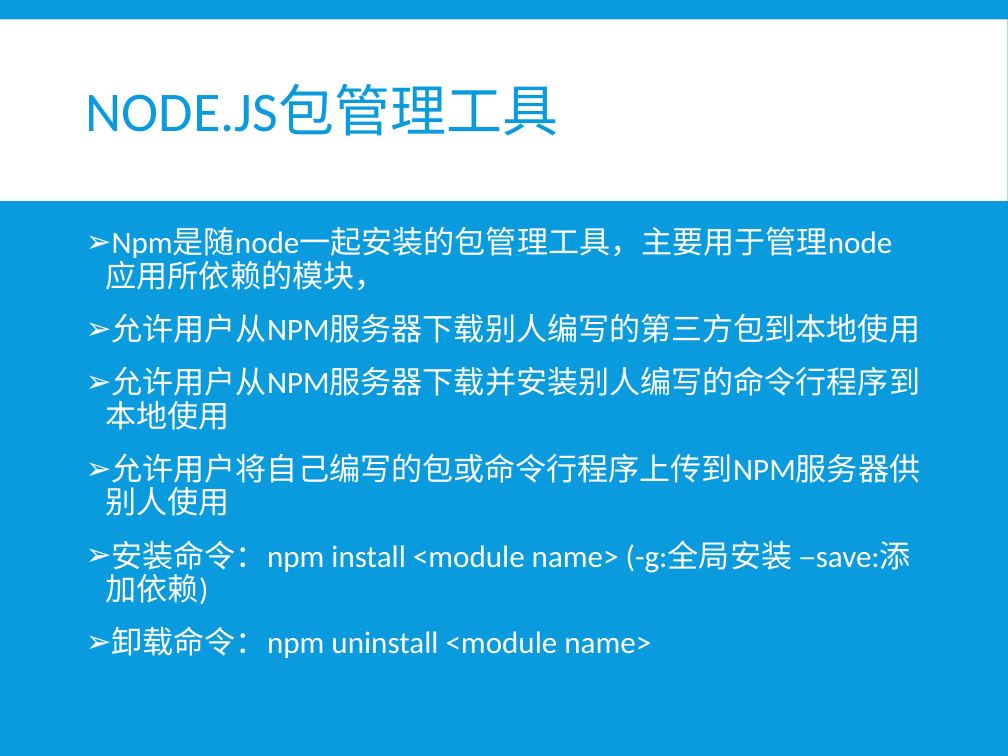
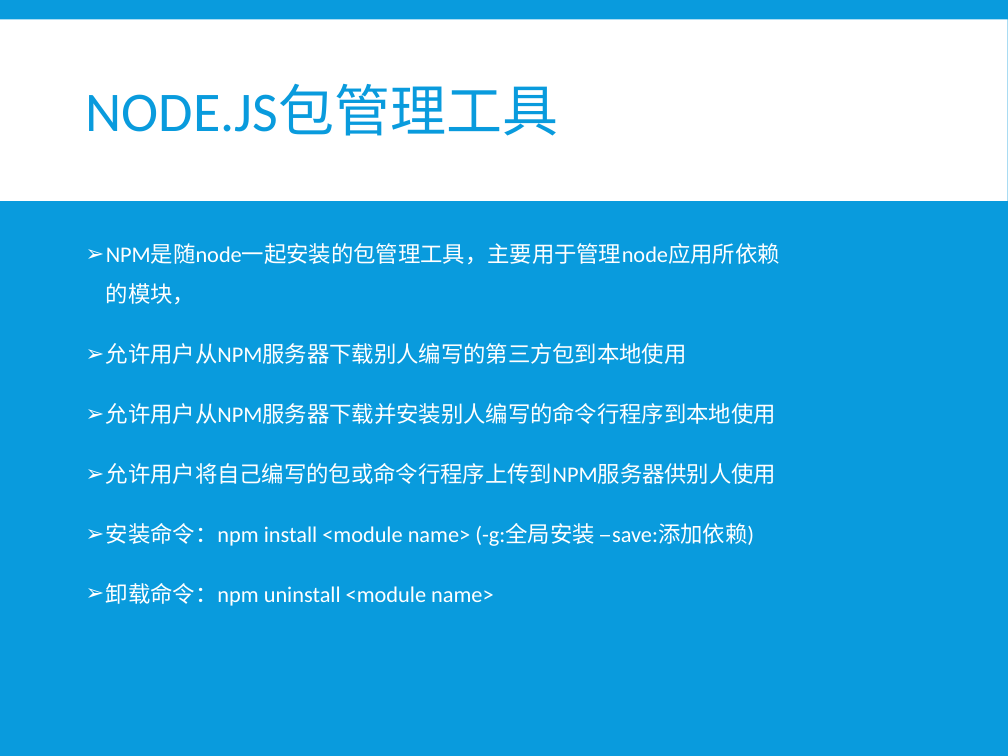
Before and after one commit to xiayu1986/webLearn, a slide deck: slide 4 of mix/技术分享/NODE技术分享.pptx. Drawn at 1008x756 pixels with LibreOffice and Linux fonts; fonts in the diff are those of the drawing. Boxes give left, top, right and bottom in pixels: in the first picture for what was removed or moved away, otherwise in the second. Text is boxed around its words. In the diff, an @@ line names an element or a change of style, - is before the commit and + after.

```diff
--- a/mix/技术分享/NODE技术分享.pptx
+++ b/mix/技术分享/NODE技术分享.pptx
@@ text at (106, 243, 780, 305): text changed; size 22.2 to 16 pt @@
-➢ Npm是随node一起安装的包管理工具，主要用于管理node应用所依赖的模块，
+➢ NPM是随node一起安装的包管理工具，主要用于管理node应用所依赖
+  的模块，
@@ text at (106, 343, 777, 606): size 22.2 to 16 pt in "允许用户从NPM服务器下载别人编写的第三方包到本地使用", "允许用户从NPM服务器下载并安装别人编写的命令行程序到本地使用", "允许用户将自己编写的包或命令行程序上传到NPM服务器供别人使用", "安装命令：npm install <module name> (-g:全局安装 –save:添加依赖)" and 1 more places; line spacing 0.9 to 1.5 @@
```
Also in this commit, not shown: 12 other slides changed.
